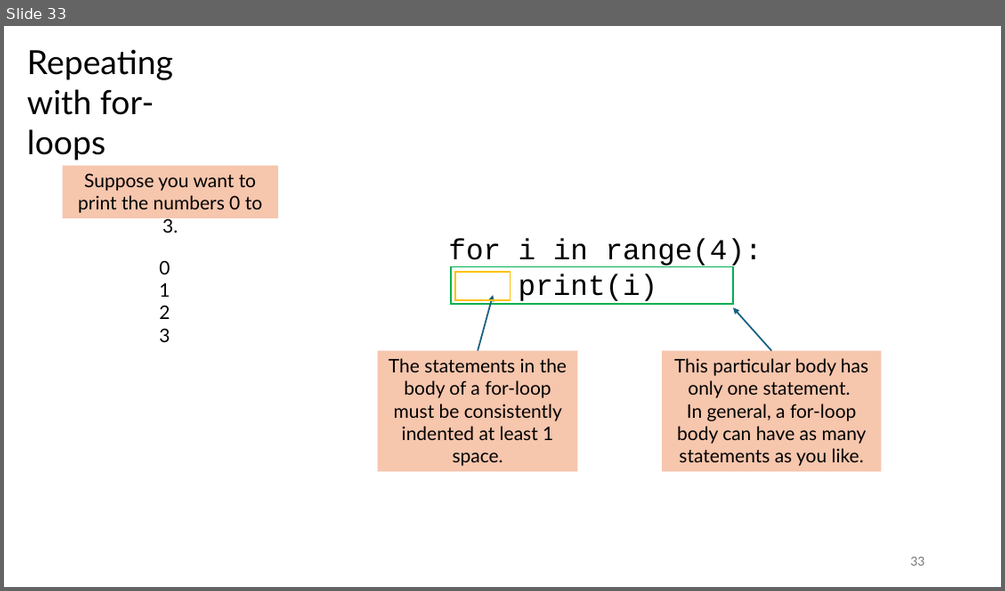
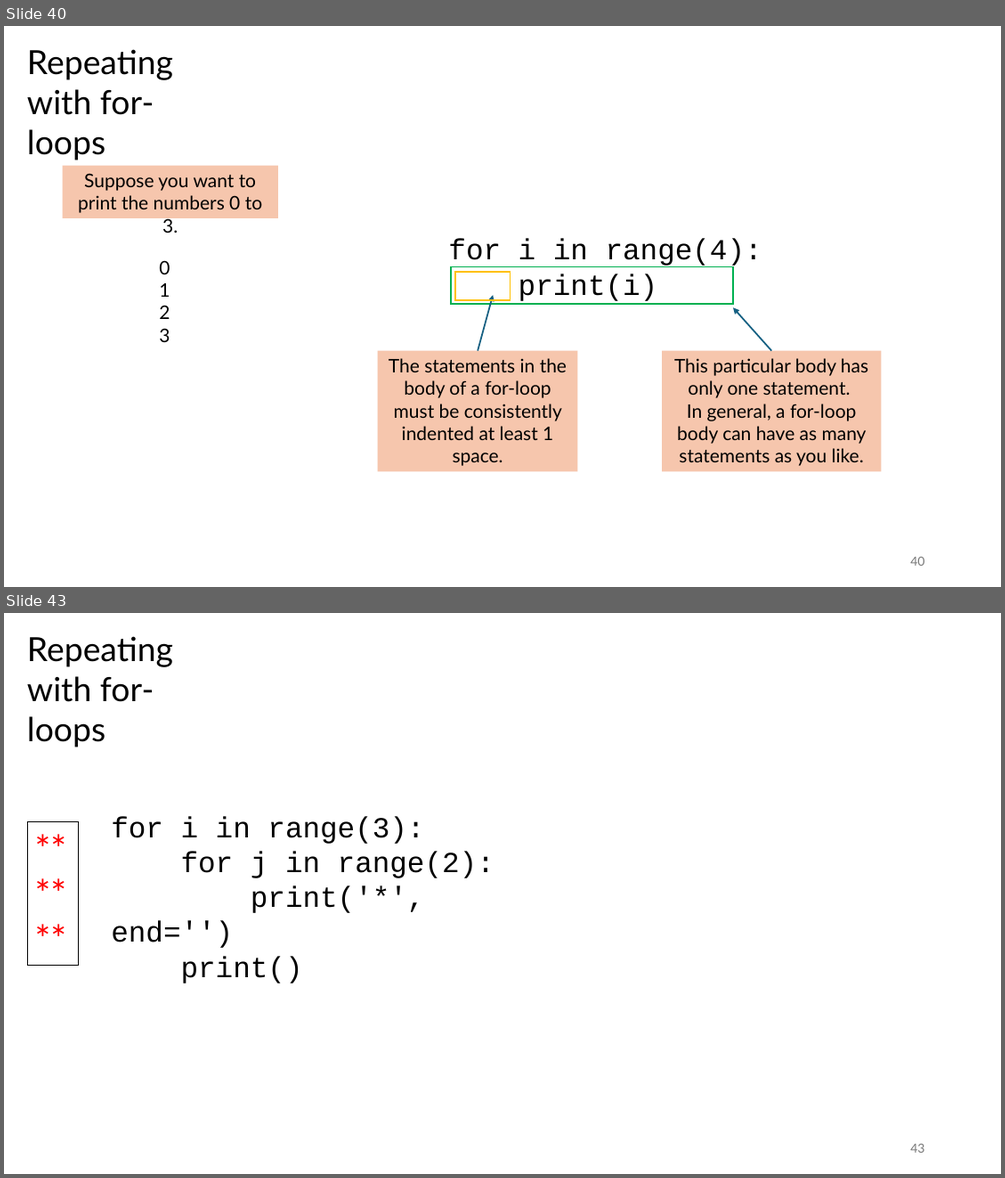
Before and after one commit to tjd1234/cmpt120fall2024, a slide deck: lecture_notes/chapter3/chapter3.pptx. Shown one above the other, each under a label of ours: slide 33 before the commit, slides 40 and 43 after it; the slides between them are not shown. The pictures are 1005x591 and 1005x1178 pixels, drawn with LibreOffice and Linux fonts; fonts in the diff are those of the drawing. Boxes give left, top, right and bottom in pixels: in the first picture for what was removed or moved away, otherwise in the second. Text is boxed around its words. In the diff, an @@ line names an element or a change of style, - is before the commit and + after.

```diff
--- a/lecture_notes/chapter3/chapter3.pptx
+++ b/lecture_notes/chapter3/chapter3.pptx
@@ slide 43 added at (4, 613, 1001, 1174), background #FFFFFF @@
@@ text added at (27, 636, 173, 747), 32 pt, text #000000 @@
+Repeating
+with for-loops
@@ rectangle added at (27, 821, 78, 965), outline #000000 0.75 pt, 36 pt, text #FF0000 @@
+**
+**
+**
@@ text added at (111, 816, 494, 948), 28 pt, text #000000 @@
+for i in range(3):
+for j in range(2):
+print('*', end='')
+print()
@@ page number added at (910, 1143, 924, 1152), 12 pt, text #797979 @@
+43
@@ what was slide 33 is now slide 40 @@
@@ page number at (910, 556, 924, 565): text changed @@
-33
+40
```
Also in this commit, not shown: 17 slides changed, 13 other slides added, 1 slide removed, 5 other files.
